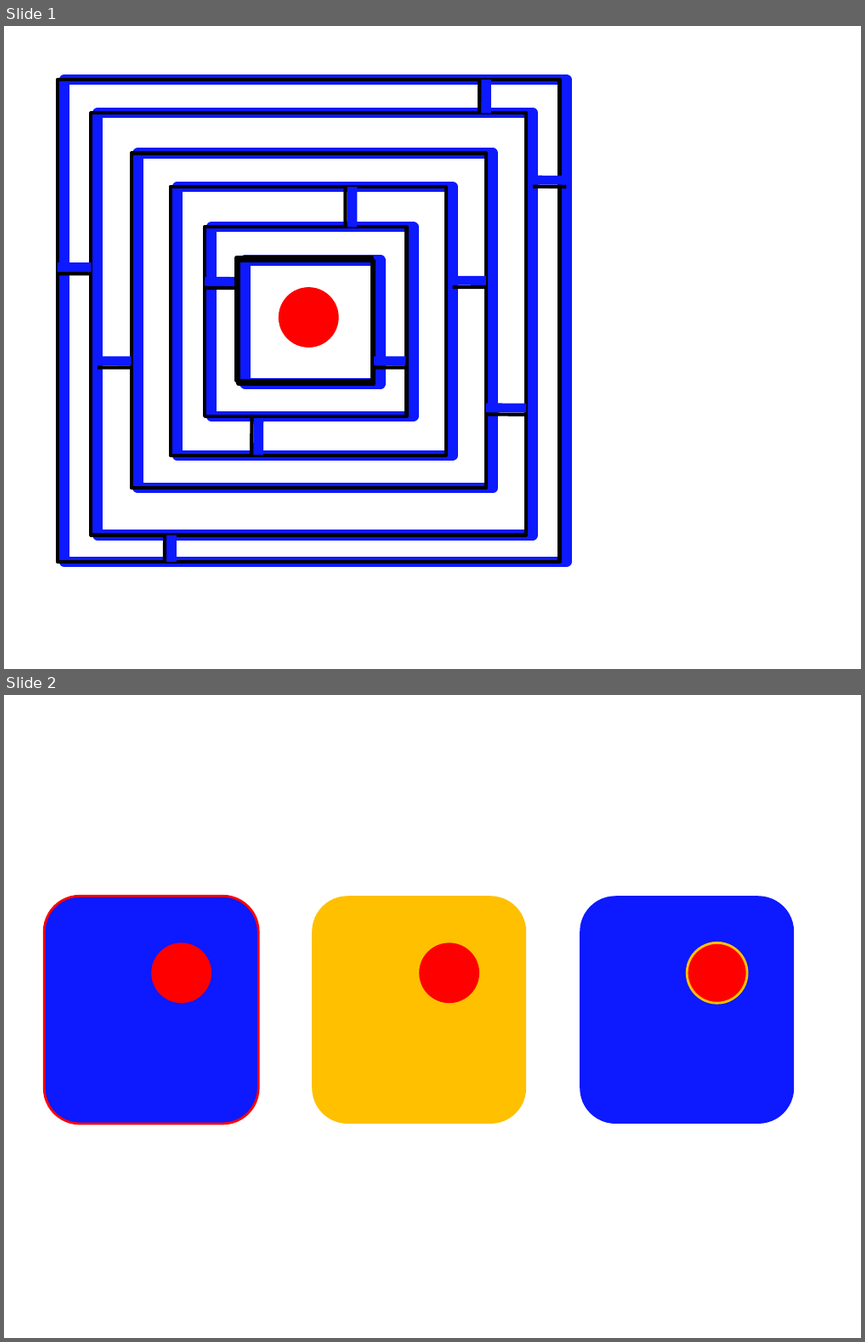
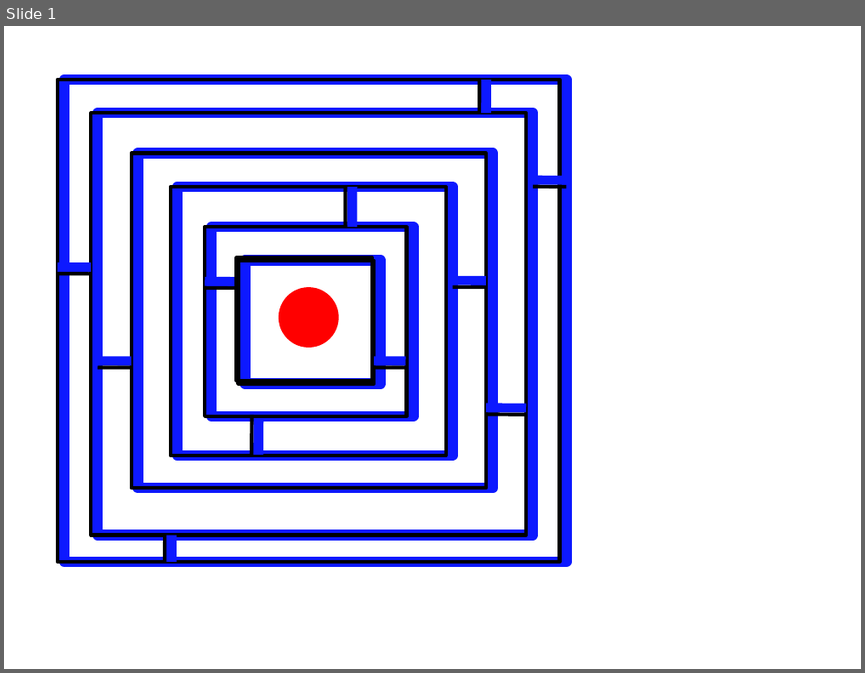
Before and after one commit to celine-zhu/D_daleGPS, a slide deck: design idea.pptx. Shown one above the other, each under a label of ours: slides 1 and 2 before the commit, slide 1 after it. The pictures are 865x1342 and 865x673 pixels, drawn with LibreOffice and Linux fonts; fonts in the diff are those of the drawing. Boxes give left, top, right and bottom in pixels: in the first picture for what was removed or moved away, otherwise in the second. Text is boxed around its words. In the diff, an @@ line names an element or a change of style, - is before the commit and + after.

```diff
--- a/design idea.pptx
+++ b/design idea.pptx
@@ slide 2 removed at <box>4,695,861,1338</box>, background #FFFFFF @@
@@ rounded rectangle removed at <box>44,896,258,1123</box> @@
@@ rounded rectangle removed at <box>312,896,526,1123</box> @@
@@ rounded rectangle removed at <box>579,896,794,1123</box> @@
@@ ellipse removed at <box>151,942,211,1003</box> @@
@@ ellipse removed at <box>419,942,478,1003</box> @@
@@ ellipse removed at <box>687,942,747,1003</box> @@
```
Also in this commit, not shown: 2 slides added.
